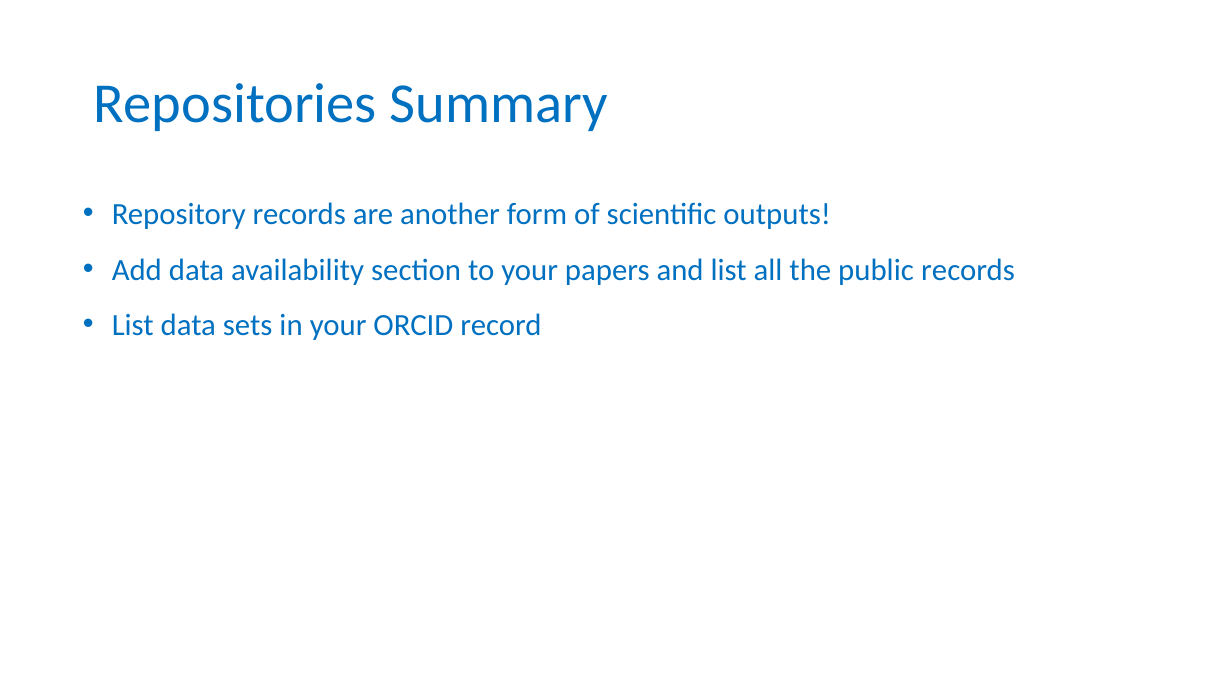
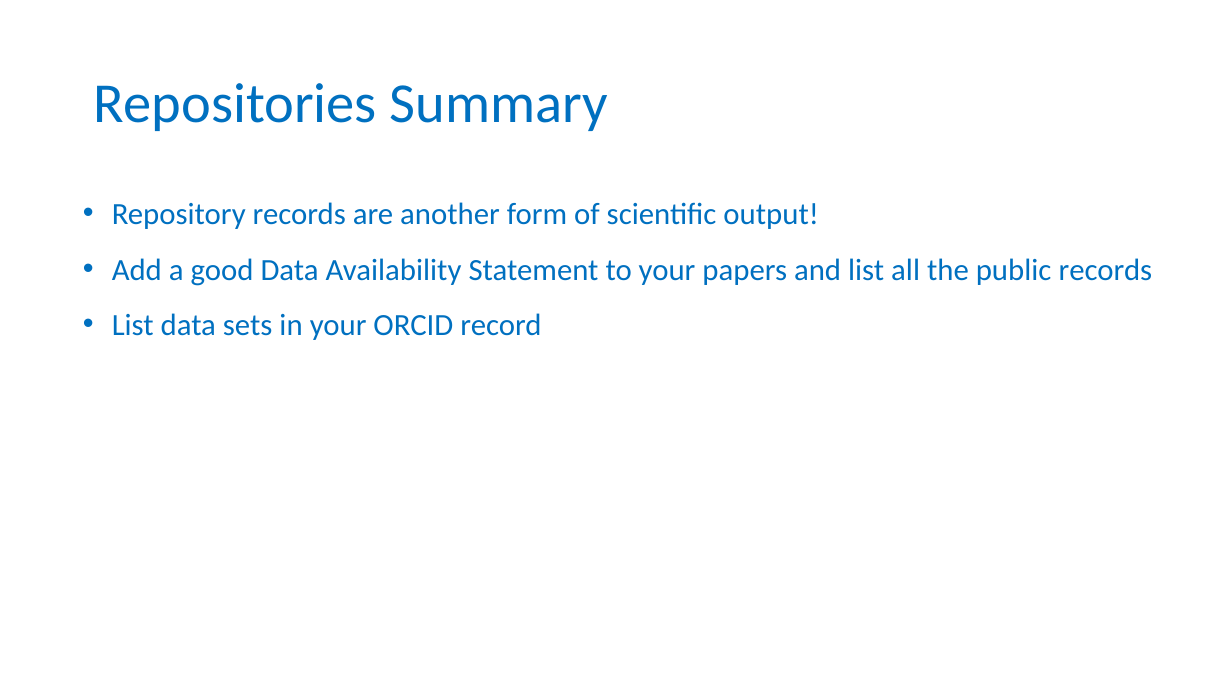
Before and after one commit to tobyhodges/probable-enigma, a slide deck: slide 23 of instructors/04-Public_repositories.pptx. Drawn at 1232x693 pixels with LibreOffice and Linux fonts; fonts in the diff are those of the drawing; background and template pictures are left out. Boxes give left, top, right and bottom in pixels: in the first picture for what was removed or moved away, otherwise in the second. Text is boxed around its words. In the diff, an @@ line names an element or a change of style, - is before the commit and + after.

```diff
--- a/instructors/04-Public_repositories.pptx
+++ b/instructors/04-Public_repositories.pptx
@@ text at [112, 202, 1153, 286]: text changed @@
-• Repository records are another form of scientific outputs!
-• Add data availability section to your papers and list all the public records
+• Repository records are another form of scientific output!
+• Add a good Data Availability Statement to your papers and list all the public records
```
Also in this commit, not shown: 5 other slides changed, 1 slide removed, 4 other files.
